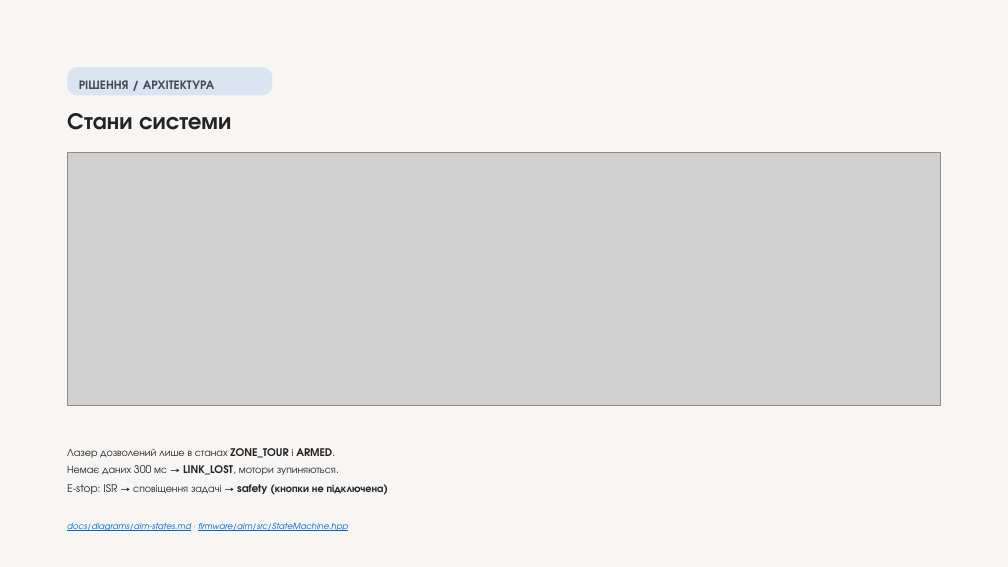
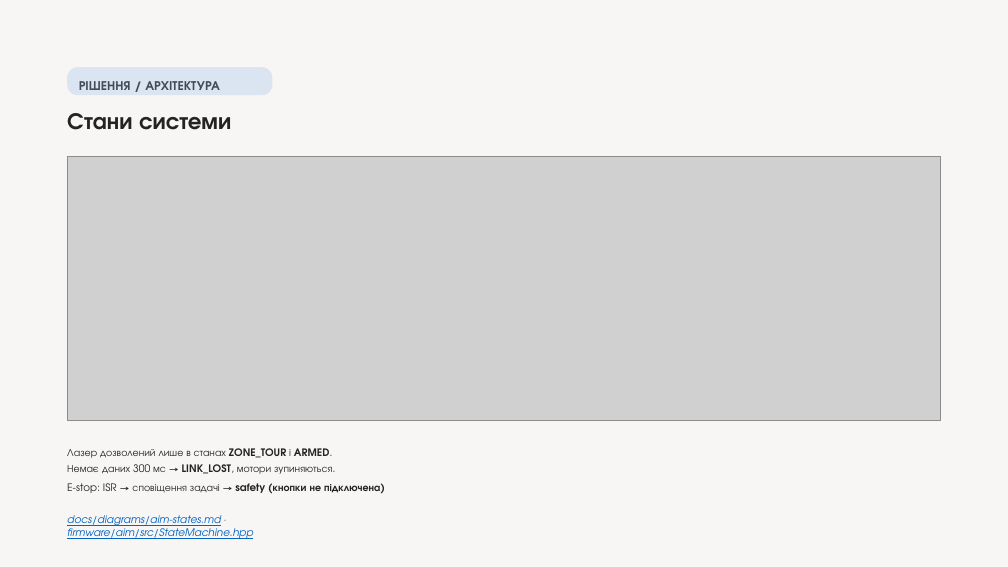
Before and after one commit to melnikvitaly/workshops, a slide deck: slide 6 of workshop-7-final_project/docs/assestment/presentation/Laser Gimbal with Camera Tracking on ESP32-S3.pptx. Drawn at 1008x567 pixels with LibreOffice and Linux fonts; fonts in the diff are those of the drawing; grey boxes stand for pictures. Boxes give left, top, right and bottom in pixels: in the first picture for what was removed or moved away, otherwise in the second. Text is boxed around its words. In the diff, an @@ line names an element or a change of style, - is before the commit and + after.

```diff
--- a/workshop-7-final_project/docs/assestment/presentation/Laser Gimbal with Camera Tracking on ESP32-S3.pptx
+++ b/workshop-7-final_project/docs/assestment/presentation/Laser Gimbal with Camera Tracking on ESP32-S3.pptx
@@ text "РІШЕННЯ / АРХІТЕКТУРА" at (79,81,220,90): size 12 to 12.5 pt @@
@@ picture: place and size @@
-picture at (67,152,941,405)
+picture at (67,157,941,421)
@@ size 10 to 9.8 pt in 3 elements at (67,447,332,459), (67,464,332,474), (67,483,380,493) @@
@@ text "docs/diagrams/aim-states.md · firmware/aim/src/StateMachine. ..." at (67,515,253,539): size 8 to 10 pt @@
```
Also in this commit, not shown: 12 other slides changed, 1 other file.
